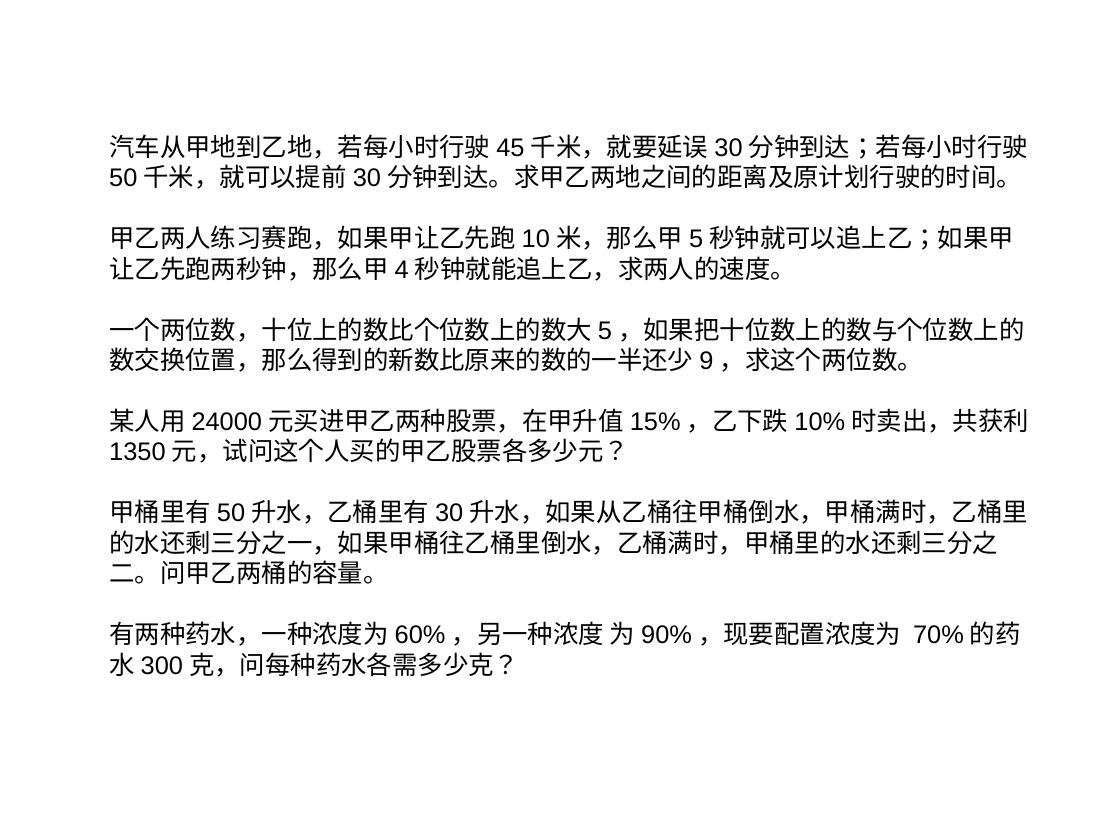
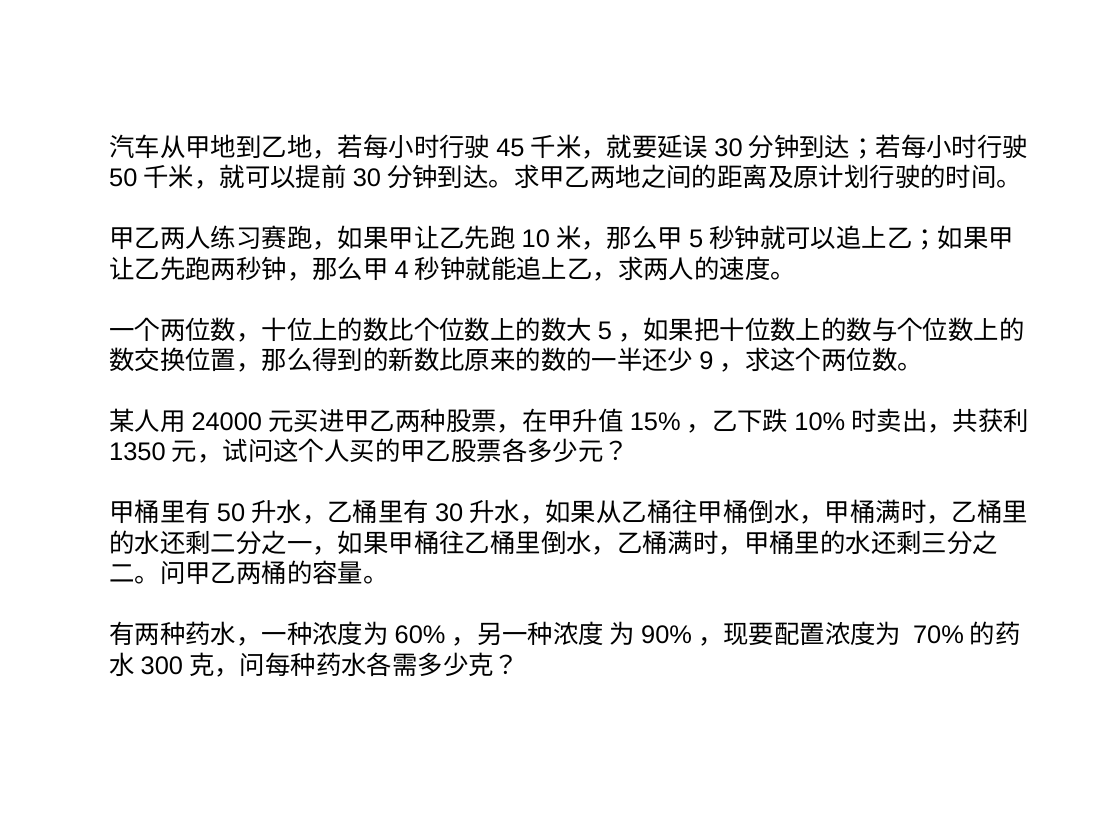
Before and after one commit to ericzhang/english-math, a slide deck: slide 1 of 2025-03-23/formula.odp. Drawn at 1120x840 pixels with LibreOffice and Linux fonts; fonts in the diff are those of the drawing. Boxes give left, top, right and bottom in pixels: in the first picture for what was removed or moved away, otherwise in the second. Text is boxed around its words. In the diff, an @@ line names an element or a change of style, - is before the commit and + after.

Commit message:
updated

```diff
--- a/2025-03-23/formula.odp
+++ b/2025-03-23/formula.odp
@@ text at box(109, 499, 1028, 584): text changed @@
-甲桶里有50升水，乙桶里有30升水，如果从乙桶往甲桶倒水，甲桶满时，乙桶里的水还剩三分之一，如果甲桶往乙桶里倒水，乙桶满时，甲桶里的水还剩三分之二。问甲乙两桶的容量。
+甲桶里有50升水，乙桶里有30升水，如果从乙桶往甲桶倒水，甲桶满时，乙桶里的水还剩二分之一，如果甲桶往乙桶里倒水，乙桶满时，甲桶里的水还剩三分之二。问甲乙两桶的容量。
```
